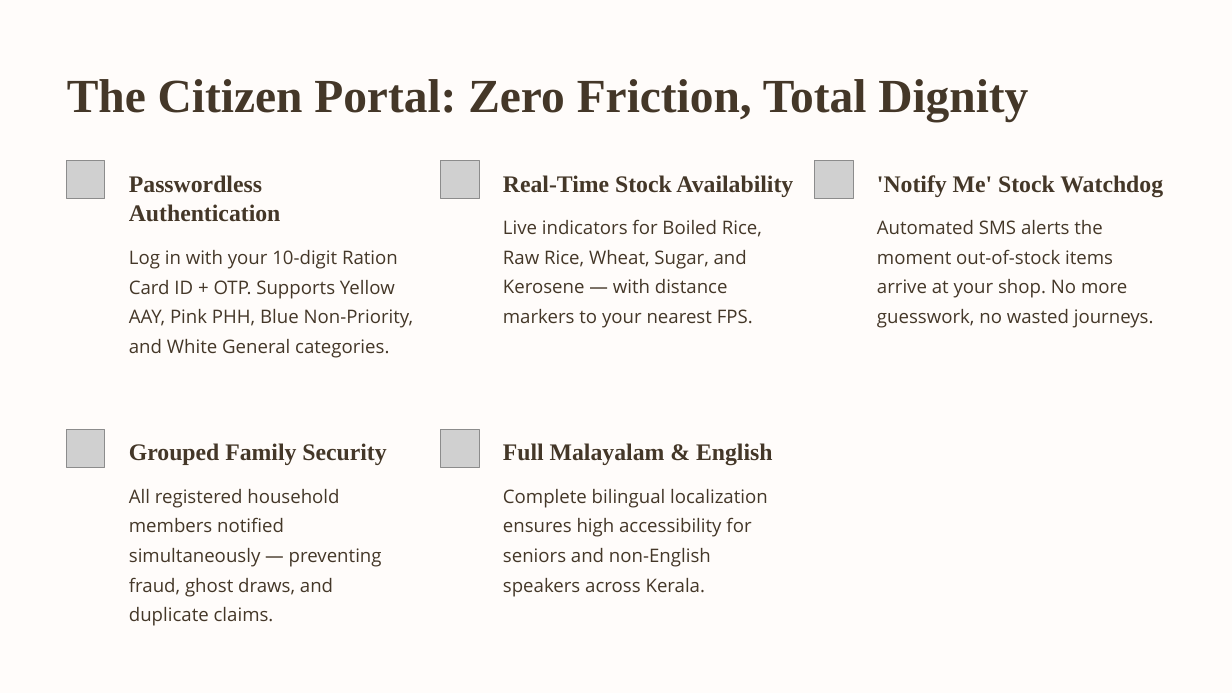
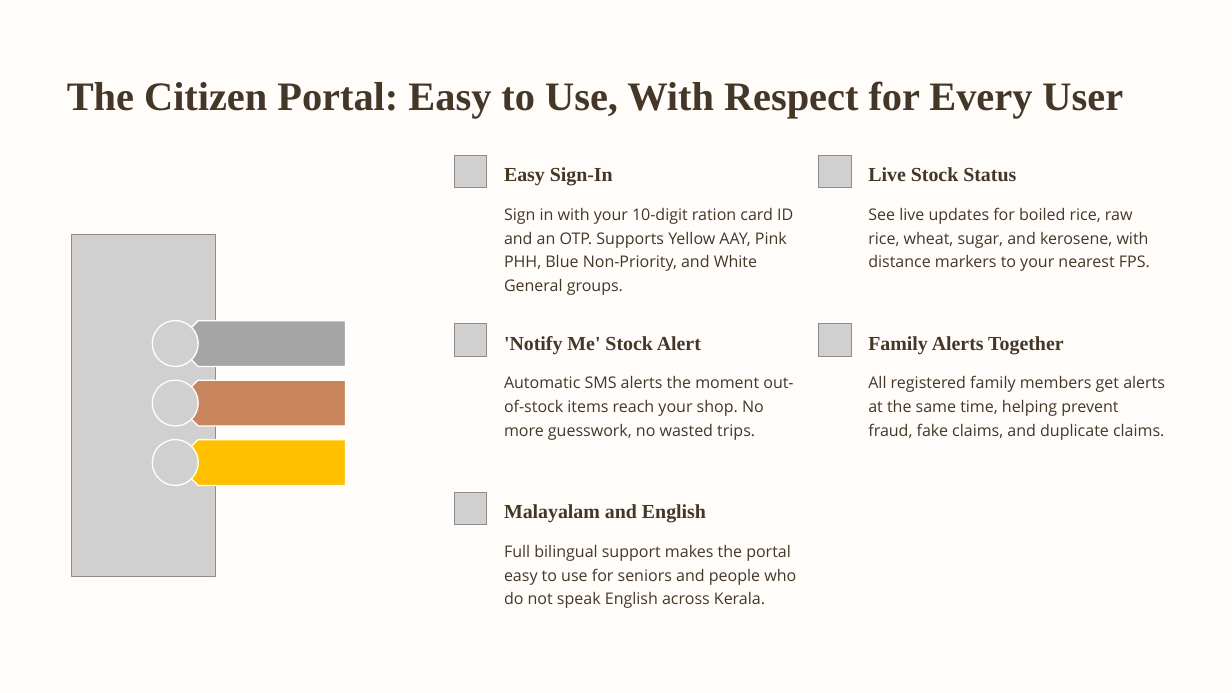
Before and after one commit to amionearth/ARIZON, a slide deck: slide 4 of AriZon-Smart-PDS.pptx. Drawn at 1232x693 pixels with LibreOffice and Linux fonts; fonts in the diff are those of the drawing; grey boxes stand for pictures; background and template pictures are left out. Boxes give left, top, right and bottom in pixels: in the first picture for what was removed or moved away, otherwise in the second. Text is boxed around its words. In the diff, an @@ line names an element or a change of style, - is before the commit and + after.

```diff
--- a/AriZon-Smart-PDS.pptx
+++ b/AriZon-Smart-PDS.pptx
@@ text at (67, 81, 1123, 119): text changed; size 37 to 31.5 pt @@
-The Citizen Portal: Zero Friction, Total Dignity
+The Citizen Portal: Easy to Use, With Respect for Every User
@@ picture removed at (67, 161, 104, 199) @@
@@ text removed at (129, 175, 281, 222) @@
-Passwordless Authentication
@@ picture removed at (441, 161, 479, 199) @@
@@ picture added at (455, 155, 487, 188) @@
@@ text removed at (503, 175, 793, 197) @@
-Real-Time Stock Availability
@@ text added at (504, 167, 613, 186), 15.5 pt, text #443728, bold @@
+Easy Sign-In
@@ picture: place and size @@
-picture at (815, 161, 853, 199)
+picture at (819, 155, 851, 188)
@@ text added at (868, 167, 1016, 182), 15.5 pt, text #443728, bold @@
+Live Stock Status
@@ text at (504, 208, 793, 295): text changed; size 14.5 to 12.5 pt @@
-Log in with your 10-digit Ration Card ID + OTP. Supports Yellow AAY, Pink PHH, Blue Non-Priority, and White General categories.
+Sign in with your 10-digit ration card ID and an OTP. Supports Yellow AAY, Pink PHH, Blue Non-Priority, and White General groups.
@@ text at (868, 207, 1150, 271): text changed; size 14.5 to 12.5 pt @@
-Live indicators for Boiled Rice, Raw Rice, Wheat, Sugar, and Kerosene — with distance markers to your nearest FPS.
+See live updates for boiled rice, raw rice, wheat, sugar, and kerosene, with distance markers to your nearest FPS.
@@ picture added at (71, 235, 215, 578) @@
@@ picture added at (455, 323, 487, 356) @@
@@ picture added at (819, 323, 851, 356) @@
@@ text at (504, 336, 701, 355): text changed; size 18.5 to 15.5 pt @@
-'Notify Me' Stock Watchdog
+'Notify Me' Stock Alert
@@ text added at (868, 336, 1063, 355), 15.5 pt, text #443728, bold @@
+Family Alerts Together
@@ text at (504, 376, 793, 440): text changed; size 14.5 to 12.5 pt @@
-Automated SMS alerts the moment out-of-stock items arrive at your shop. No more guesswork, no wasted journeys.
+Automatic SMS alerts the moment out-of-stock items reach your shop. No more guesswork, no wasted trips.
@@ text added at (868, 375, 1165, 440), 12.5 pt, text #443728 @@
+All registered family members get alerts at the same time, helping prevent fraud, fake claims, and duplicate claims.
@@ picture removed at (67, 430, 104, 468) @@
@@ text removed at (129, 443, 386, 465) @@
-Grouped Family Security
@@ group added at (152, 321, 346, 486): 3 pentagon arrows, 3 pictures @@
@@ picture removed at (441, 430, 479, 468) @@
@@ text removed at (503, 443, 772, 466) @@
-Full Malayalam & English
@@ text removed at (129, 489, 382, 626) @@
-All registered household members notified simultaneously — preventing fraud, ghost draws, and duplicate claims.
@@ picture added at (455, 493, 487, 525) @@
@@ text at (504, 504, 706, 523): text changed; size 14.5 to 15.5 pt; font Open Sans to Times New Roman; bold on @@
-Complete bilingual localization ensures high accessibility for seniors and non-English speakers across Kerala.
+Malayalam and English
@@ text added at (504, 545, 796, 608), 12.5 pt, text #443728 @@
+Full bilingual support makes the portal easy to use for seniors and people who do not speak English across Kerala.
```
Also in this commit, not shown: 7 other slides changed.
